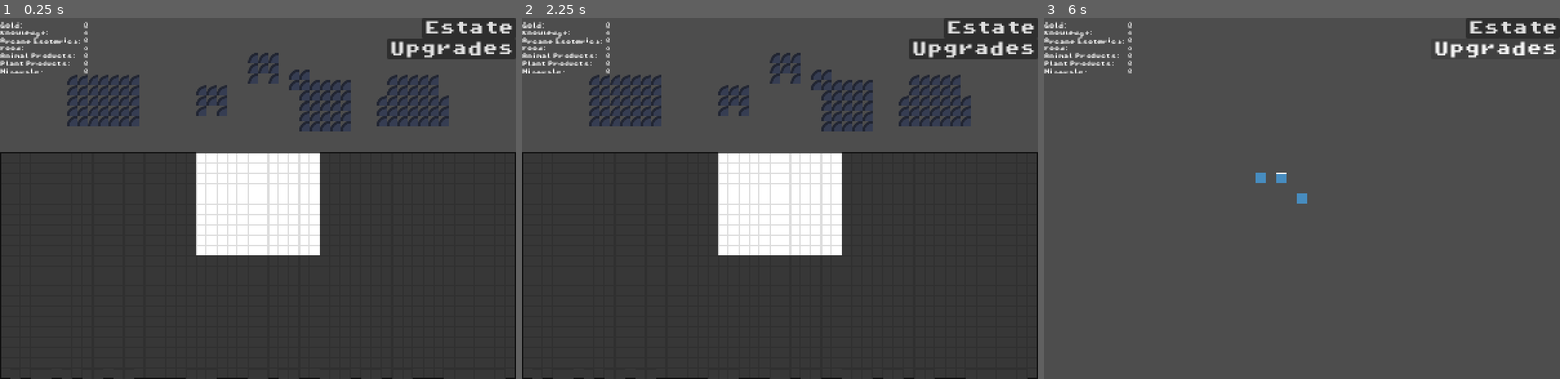
Above: before the commit, frames 1-3 (left to right).
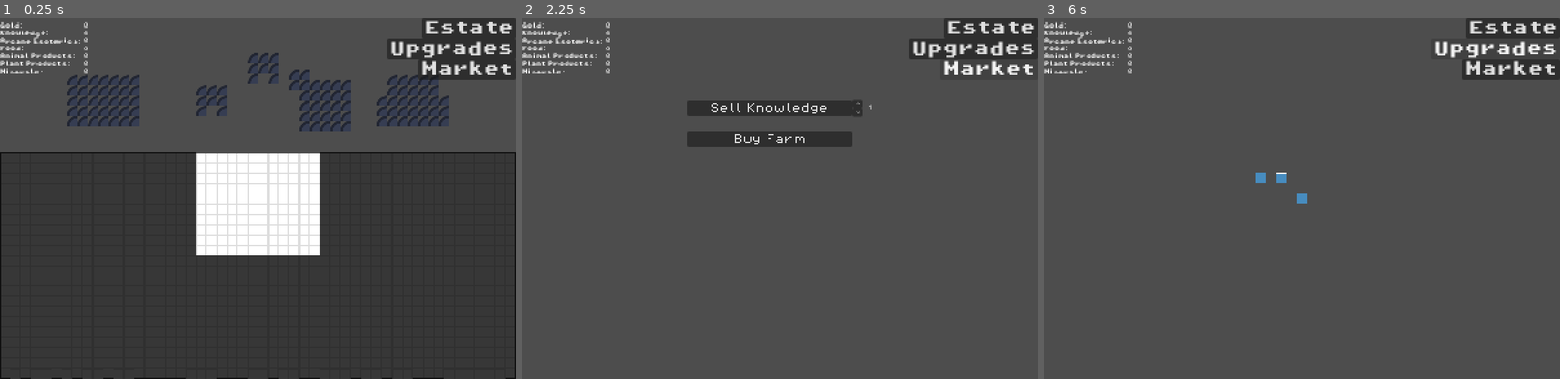
Above: after the commit, the same moments.

Repository: Cryatonic/mage-s-manor
Game: Godot game, scene res://scenes/test_game.tscn
The game is run twice, just before and just after one commit, with the same random seed, the same clock (stepped at 60 frames per second) and the same inputs. The engine's default icon, where the game draws it, is replaced by a stand-in: a white triangle on a blue panel in a dark square.
Inputs (mouse positions are in pixels of both pictures, inside the frame that each line leads up to):
- Up to frame 1 (0.25 s): no input
- Up to frame 2 (2.25 s): click "Upgrades" at 0.5 s; click "Estate" at 1.25 s; click (986, 68) at 2 s, where only the run after the commit has a clickable "Market"
- Up to frame 3 (6 s): click (1291, 108) at 2.75 s, where only the run after the commit has a clickable "Sell Knowledge"; click (1291, 140) at 3.5 s, where only the run after the commit has a clickable "Buy Farm"; click (1379, 104) at 4.25 s, where only the run after the commit has a clickable "<"; click (1379, 111) at 5 s, where only the run after the commit has a clickable ">"; click "Upgrades" at 5.75 s

The runs differ from the first frame. In frame 1, 1.0% of the frame differs, in the area x 81-100%, y 11-18%; in frame 2, 24%, in the area x 0-100%, y 9-100%; in frame 3, 1.1%.

Commit message:
Market Updates
Added the Market to the game. Still need to work on the system to buy and build new buildings.

Diff:
--- a/scenes/market_screen.tscn
+++ b/scenes/market_screen.tscn
@@ -1,14 +1,15 @@
 [gd_scene format=3 uid="uid://wcgxmdkshlul"]
 
+[ext_resource type="Script" uid="uid://x5ou1fn4x830" path="res://scripts/market_screen.gd" id="1_pcpas"]
 [ext_resource type="PackedScene" uid="uid://ch4leexs7ljcq" path="res://scenes/market_item.tscn" id="1_q8jq6"]
 [ext_resource type="Script" uid="uid://cqtjvfrwvxko" path="res://scripts/sell_knowledge.gd" id="2_pcpas"]
 [ext_resource type="Script" uid="uid://cc4w3prdxr42s" path="res://scripts/buy_farm.gd" id="2_rxrhn"]
 
 [node name="MarketScreen" type="Node2D" unique_id=1552489997]
-scale = Vector2(4, 4)
+script = ExtResource("1_pcpas")
 
 [node name="SellKnowledge" parent="." unique_id=1067912606 instance=ExtResource("1_q8jq6")]
-position = Vector2(0, 8)
+position = Vector2(256, 128)
 script = ExtResource("2_pcpas")
 action_name = "Sell Knowledge"
 action_desc = "Sell your magic services for Gold."
@@ -17,7 +18,7 @@
 cost_amt = Array[int]([1])
 
 [node name="BuyFarm" parent="." unique_id=360049705 instance=ExtResource("1_q8jq6")]
-position = Vector2(0, 48)
+position = Vector2(256, 176)
 script = ExtResource("2_rxrhn")
 action_name = "Buy Farm"
 action_desc = "Farm: Generates Food and Plant Products."
--- a/scenes/test_game.tscn
+++ b/scenes/test_game.tscn
@@ -4,6 +4,7 @@
 [ext_resource type="PackedScene" uid="uid://i4515j0ssywr" path="res://scenes/hud.tscn" id="2_gp5yl"]
 [ext_resource type="FontFile" uid="uid://bc1p5k44lkuvf" path="res://assets/fonts/PixelOperator8-Bold.ttf" id="4_nsx7x"]
 [ext_resource type="PackedScene" uid="uid://bntrvariu3era" path="res://scenes/upgrades_screen.tscn" id="4_ydt7i"]
+[ext_resource type="PackedScene" uid="uid://wcgxmdkshlul" path="res://scenes/market_screen.tscn" id="5_nybpm"]
 [ext_resource type="PackedScene" uid="uid://dlnx7fobsx0of" path="res://scenes/game_screen.tscn" id="9_afj2h"]
 
 [node name="TestGame" type="Node2D" unique_id=1169874421]
@@ -21,6 +22,8 @@
 [node name="GameScreen" parent="." unique_id=888900221 instance=ExtResource("9_afj2h")]
 
 [node name="UpgradesScreen" parent="." unique_id=243193083 instance=ExtResource("4_ydt7i")]
+
+[node name="MarketScreen" parent="." unique_id=1552489997 instance=ExtResource("5_nybpm")]
 
 [node name="ScreenButtons" type="Node2D" parent="." unique_id=527038023]
 
@@ -49,5 +52,21 @@
 theme_override_font_sizes/font_size = 24
 text = "Estate"
 
+[node name="MarketScreen" type="Button" parent="ScreenButtons" unique_id=1995964644]
+custom_minimum_size = Vector2(152, 32)
+custom_maximum_size = Vector2(152, 32)
+anchors_preset = 1
+anchor_left = 1.0
+anchor_right = 1.0
+offset_left = 654.0
+offset_top = 64.0
+offset_right = 800.0
+offset_bottom = 96.0
+grow_horizontal = 0
+theme_override_fonts/font = ExtResource("4_nsx7x")
+theme_override_font_sizes/font_size = 24
+text = "Market"
+
 [connection signal="pressed" from="ScreenButtons/UpgradesScreen" to="." method="_on_upgrades_screen_pressed"]
 [connection signal="pressed" from="ScreenButtons/GameScreen" to="." method="_on_game_screen_pressed"]
+[connection signal="pressed" from="ScreenButtons/MarketScreen" to="." method="_on_market_screen_pressed"]
--- /dev/null
+++ b/scripts/market_screen.gd
@@ -0,0 +1,21 @@
+extends Node2D
+class_name MarketScreen
+
+var active : bool = true
+
+# Called when the node enters the scene tree for the first time.
+func _ready() -> void:
+	pass # Replace with function body.
+
+
+# Called every frame. 'delta' is the elapsed time since the previous frame.
+func _process(_delta: float) -> void:
+	pass
+
+func toggle_active(toggle : bool) -> void:
+	active = toggle
+
+	visible = active
+
+	for item : MarketItem in get_children():
+		item.get_node("ActionButton").disabled = !active
--- a/scripts/test_game.gd
+++ b/scripts/test_game.gd
@@ -4,6 +4,7 @@
 @onready var hud: HUD = $HUD
 @onready var game_screen: GameScreen = $GameScreen
 @onready var upgrade_screen: UpgradesScreen = $UpgradesScreen
+@onready var market_screen: Node2D = $MarketScreen
 
 var clicked_obj : Node2D = null
 var hover_objs : Array = []
@@ -43,9 +44,18 @@
 	print("upgrades")
 	game_screen.toggle_active(false)
 	upgrade_screen.toggle_active(true)
+	market_screen.toggle_active(false)
 
 
 func _on_game_screen_pressed() -> void:
 	print("game screen")
 	game_screen.toggle_active(true)
 	upgrade_screen.toggle_active(false)
+	market_screen.toggle_active(false)
+
+
+func _on_market_screen_pressed() -> void:
+	print("market")
+	game_screen.toggle_active(false)
+	upgrade_screen.toggle_active(false)
+	market_screen.toggle_active(true)
Not shown, added: scripts/market_screen.gd.uid
